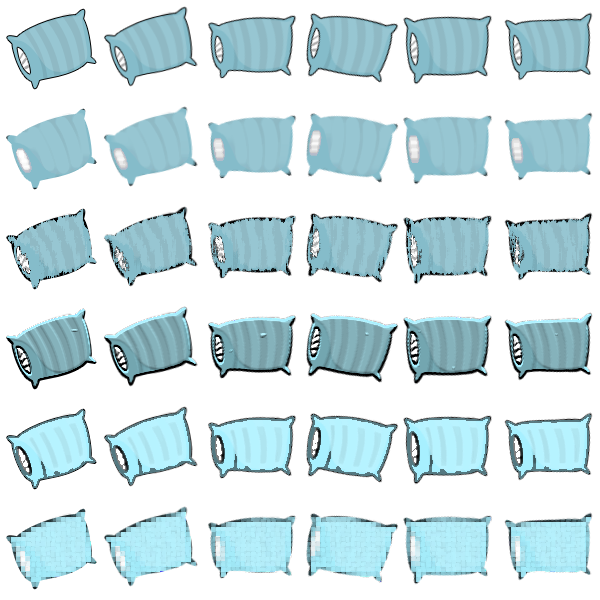
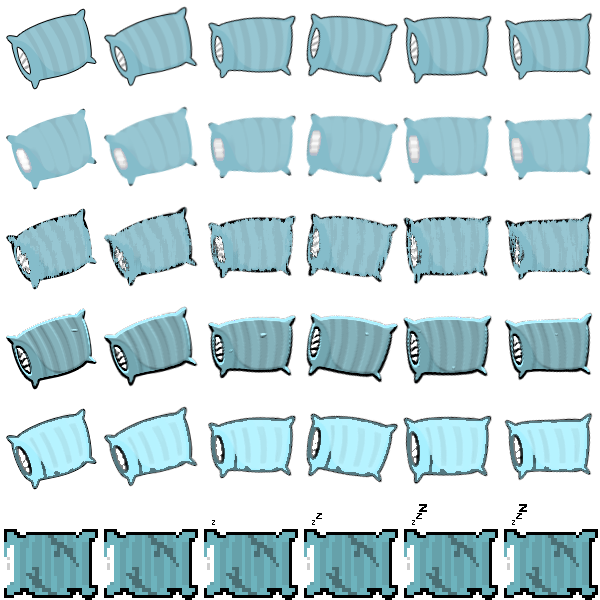
Layered file, before and after one edit (w=600, h=600). Changes by layer:
renamed "Forma 5 copia 10" to "almohada", painted on it over (x1=4, y1=504, x2=598, y2=600)
